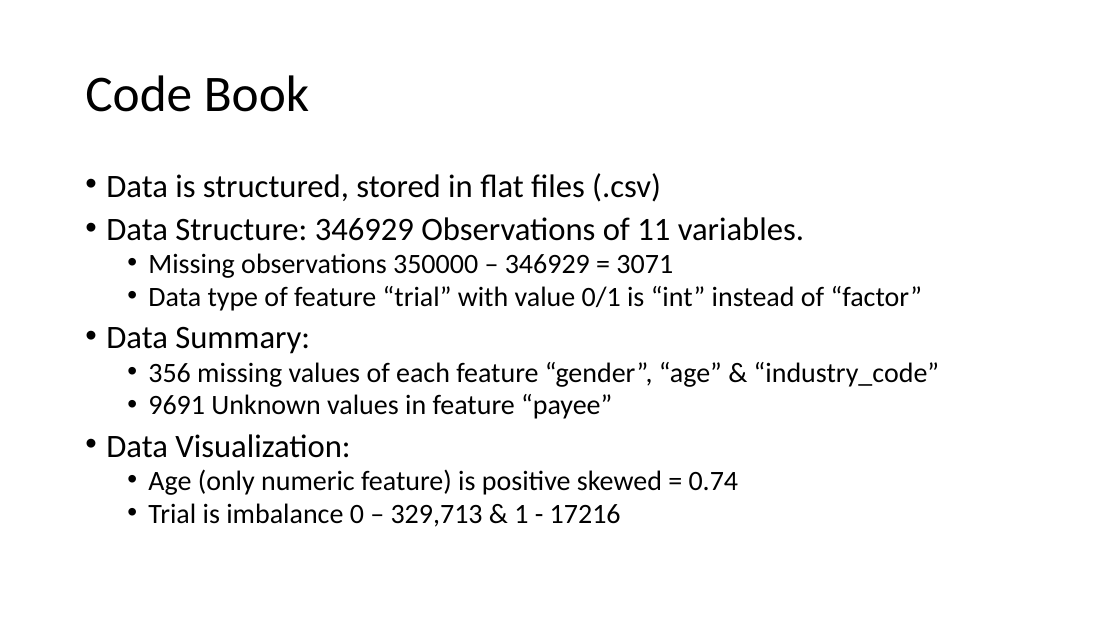
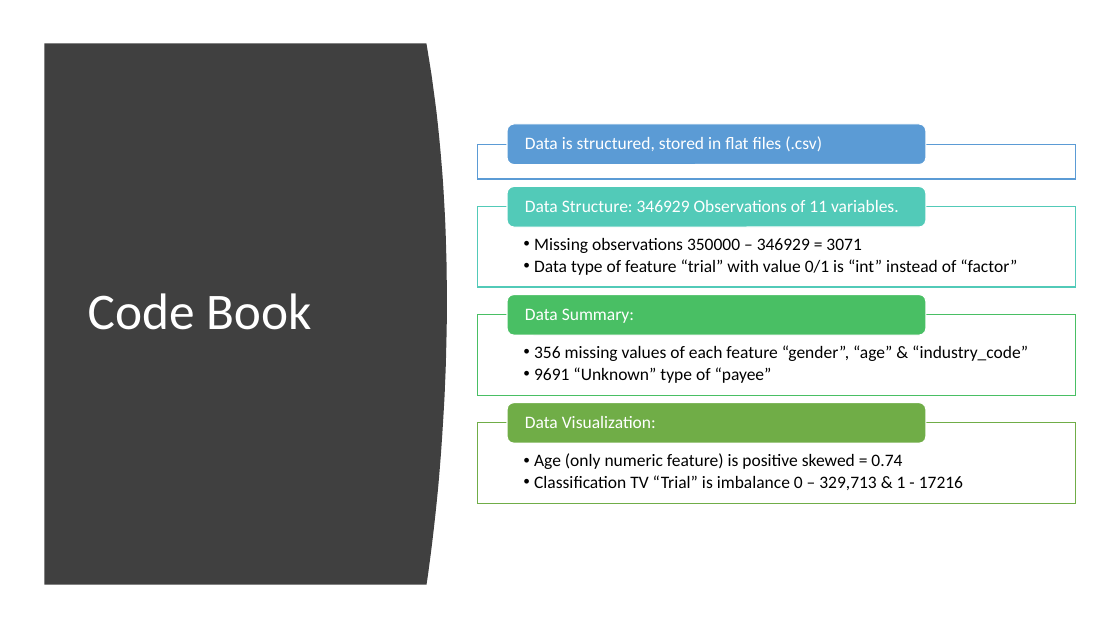
Before and after one commit to SyedNadir/freemium-ab-testing, a slide deck: slide 3 of documents/presentation/data understanding.pptx. Drawn at 1120x630 pixels with LibreOffice and Linux fonts; fonts in the diff are those of the drawing. Boxes give left, top, right and bottom in pixels: in the first picture for what was removed or moved away, otherwise in the second. Text is boxed around its words. In the diff, an @@ line names an element or a change of style, - is before the commit and + after.

Commit message:
updated code book

```diff
--- a/documents/presentation/data understanding.pptx
+++ b/documents/presentation/data understanding.pptx
@@ freeform shape added at (45,44,447,585), fill #404040 @@
@@ title "Code Book": place and size @@
-title "Code Book" at (85,75,309,112)
+title "Code Book" at (88,293,311,330)
@@ title "Code Book" at (88,293,311,330): text colour #000000 to #FFFFFF @@
@@ text removed at (106,173,939,527) @@
-• Data is structured, stored in flat files (.csv)
-• Data Structure: 346929 Observations of 11 variables.
-  • Missing observations 350000 – 346929 = 3071
-  • Data type of feature “trial” with value 0/1 is “int” instead of “factor”
-• Data Summary:
-  • 356 missing values of each feature “gender”, “age” & “industry_code”
-  • 9691 Unknown values in feature “payee”
-• Data Visualization:
-  • Age (only numeric feature) is positive skewed = 0.74
-  • Trial is imbalance 0 – 329,713 & 1 - 17216
@@ group added at (477,124,1075,503): 7 texts, 4 rectangles, 4 rounded rectangles @@
+Data is structured, stored in flat files (.csv)
+  • Missing observations 350000 – 346929 = 3071
+  • Data type of feature “trial” with value 0/1 is “int” instead of “factor”
+Data Structure: 346929 Observations of 11 variables.
+  • 356 missing values of each feature “gender”, “age” & “industry_code”
+  • 9691 “Unknown” type of “payee”
+Data Summary:
+  • Age (only numeric feature) is positive skewed = 0.74
+  • Classification TV “Trial” is imbalance 0 – 329,713 & 1 - 17216
+Data Visualization:
```
Also in this commit, not shown: 2 other slides changed, 5 slides added.
